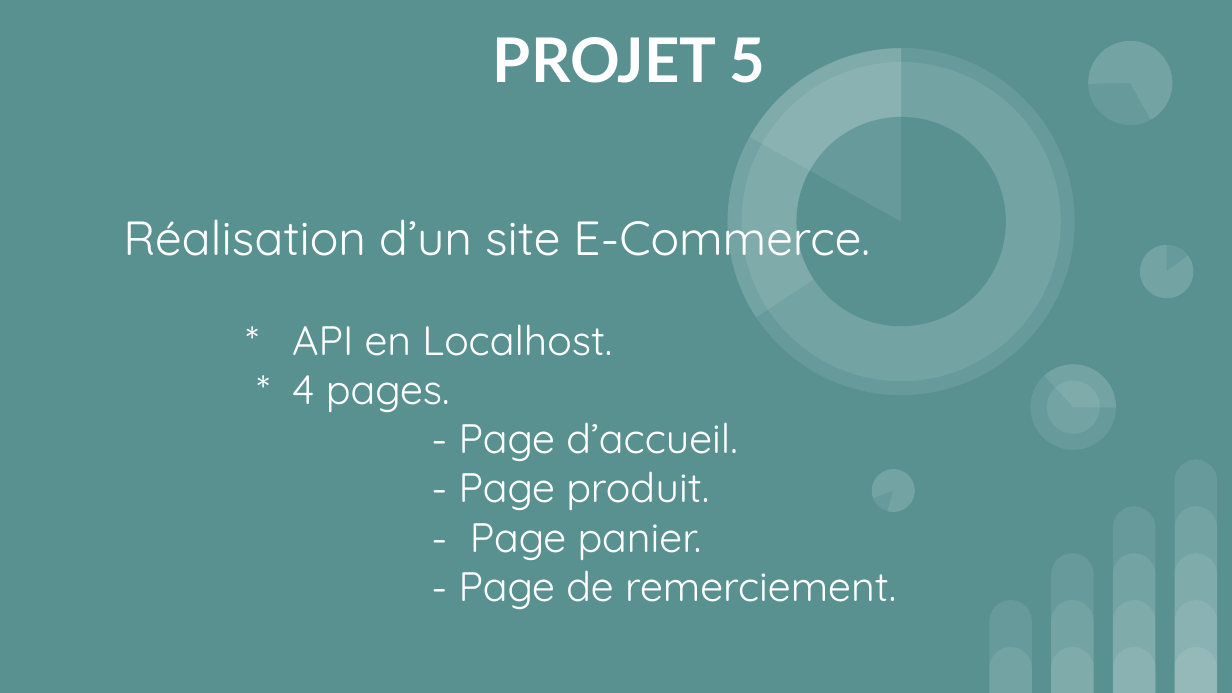
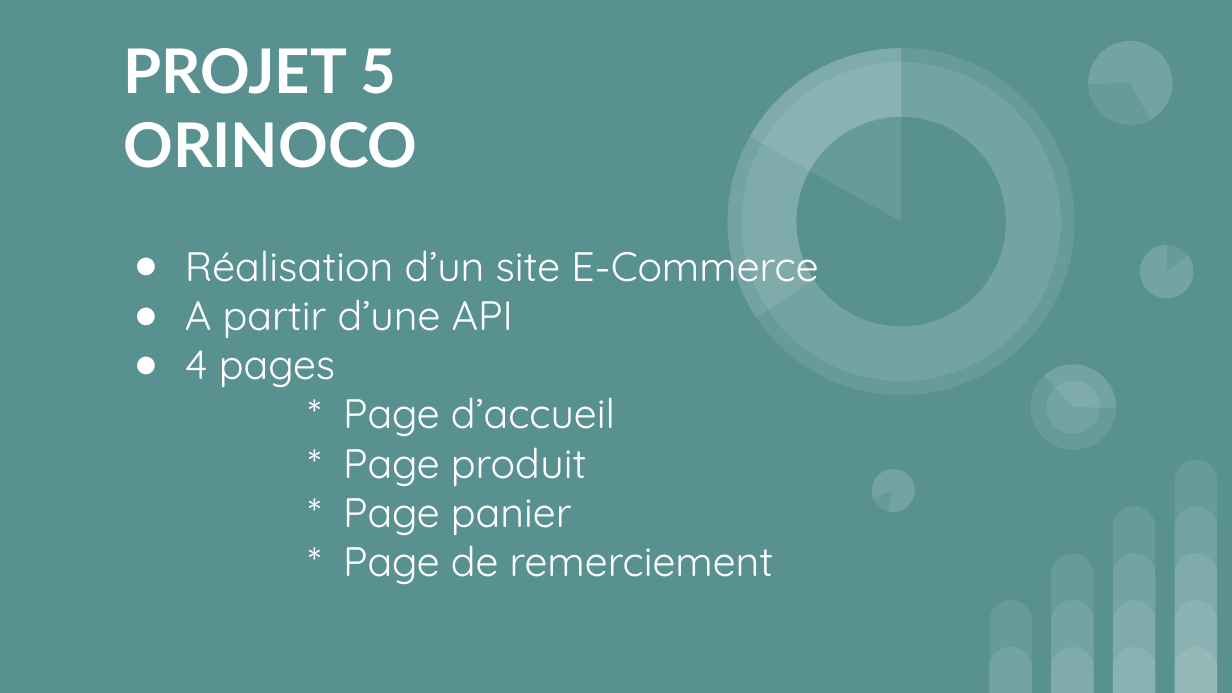
Before and after one commit to MARJAOUI/projetOrinico, a slide deck: slide 1 of presentation p52.pptx. Drawn at 1232x693 pixels with LibreOffice and Linux fonts; fonts in the diff are those of the drawing. Boxes give left, top, right and bottom in pixels: in the first picture for what was removed or moved away, otherwise in the second. Text is boxed around its words. In the diff, an @@ line names an element or a change of style, - is before the commit and + after.

```diff
--- a/presentation p52.pptx
+++ b/presentation p52.pptx
@@ title at [123,48,417,168]: text changed @@
-PROJET 5
+PROJET 5 ORINOCO
@@ subtitle at [185,250,818,584]: text changed @@
-Réalisation d’un site E-Commerce.
-* API en Localhost.
-* 4 pages.
-- Page d’accueil.
-- Page produit.
-- Page panier.
-- Page de remerciement.
+● Réalisation d’un site E-Commerce
+● A partir d’une API
+● 4 pages
+* Page d’accueil
+* Page produit
+* Page panier
+* Page de remerciement
```
Also in this commit, not shown: 2 other slides changed, 4 other files.
